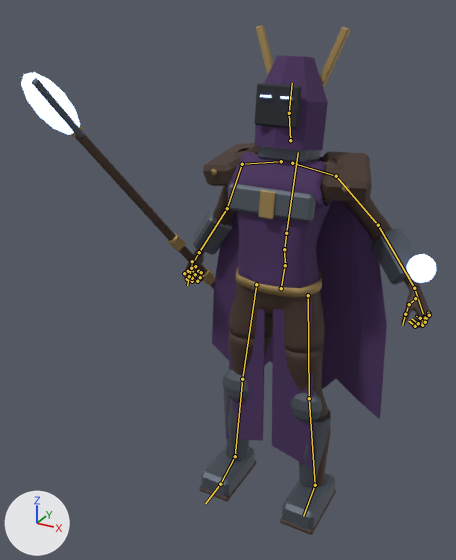
One commit to the FBX model MobileGame/Assets/Art/DarkFantasy/Models/Sorceress_Man.fbx: the scene before it, then after it.
The view is the same before and after, from a 50 mm lens placed at (0.94, -2.16, 2.07), pointed at (-0.17, -0.15, 1.06). Lighting does not change. The marker at lower left points along +X, +Y and +Z. The first picture is the older version. Both versions are drawn at frame 12 of the action 'Sorceress_ManSkeleton|Cast'; the numbers are the values there. The bones that change, and the others that lie on the model, are drawn over the model as lines.

Objects in the first picture: 'Sorceress_Man'.
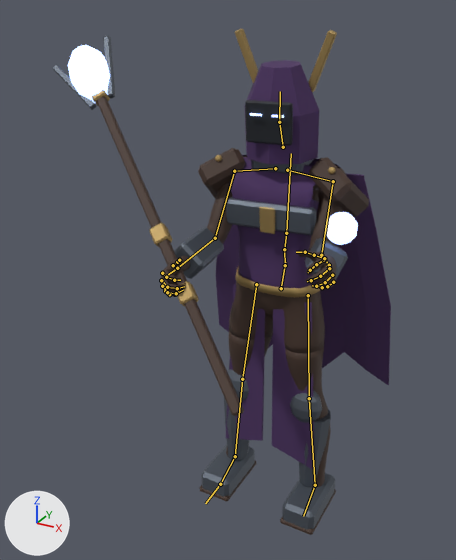
The change, as a list of edits to the scene's bpy script:
```text
Change bone_spine_03:
    where bone_spine_03 = bpy.data.objects['Sorceress_ManSkeleton'].pose.bones['spine_03']  # child of 'spine_02'
    bone_spine_03.rotation_quaternion: (0.998, -0.062, 0.0, 0.0) -> (0.998, 0.05, 0.042, 0.004)  # degrees (-7, 0, 0) -> degrees (6, 5, 1)
Change bone_upperarm_l:
    where bone_upperarm_l = bpy.data.objects['Sorceress_ManSkeleton'].pose.bones['upperarm_l']  # child of 'clavicle_l'
    bone_upperarm_l.rotation_quaternion: (0.96, -0.28, -0.004, -0.013) -> (0.9, 0.312, -0.051, -0.301)  # degrees (-32, -1, -1) -> degrees (36, 6, -35)
Change bone_lowerarm_l:
    where bone_lowerarm_l = bpy.data.objects['Sorceress_ManSkeleton'].pose.bones['lowerarm_l']  # child of 'upperarm_l'
    bone_lowerarm_l.rotation_quaternion: (1.0, 0.0, 0.0, 0.0) -> (0.944, 0.153, 0.148, 0.252)  # degrees (0, 0, 0) -> degrees (22, 12, 32)
Change bone_upperarm_r:
    where bone_upperarm_r = bpy.data.objects['Sorceress_ManSkeleton'].pose.bones['upperarm_r']  # child of 'clavicle_r'
    bone_upperarm_r.rotation_quaternion: (0.966, -0.241, -0.015, 0.088) -> (0.895, 0.32, 0.064, 0.304)  # degrees (-28, 1, 10) -> degrees (38, -5, 36)
Change bone_lowerarm_r:
    where bone_lowerarm_r = bpy.data.objects['Sorceress_ManSkeleton'].pose.bones['lowerarm_r']  # child of 'upperarm_r'
    bone_lowerarm_r.rotation_quaternion: (0.973, -0.229, 0.0, 0.0) -> (0.997, 0.051, 0.042, -0.036)  # degrees (-26, 0, 0) -> degrees (6, 5, -4)
```

Changed parts and their boxes [x1, y1, x2, y2] in the pictures (456 x 560 px):
'Sorceress_Man', posed (19% narrower)
    before: [20, 25, 436, 535]
    after: [53, 29, 391, 535]
bone 'spine_03', root to tip
    before: (286, 233) to (298, 152)
    after: (286, 233) to (291, 153)
bone 'upperarm_l', root to tip
    before: (336, 176) to (378, 225)
    after: (333, 181) to (321, 255)
bone 'lowerarm_l', root to tip
    before: (378, 225) to (414, 288)
    after: (321, 255) to (329, 265)
bone 'upperarm_r', root to tip
    before: (242, 164) to (227, 208)
    after: (234, 171) to (215, 238)
bone 'lowerarm_r', root to tip
    before: (227, 208) to (199, 252)
    after: (215, 238) to (177, 268)
